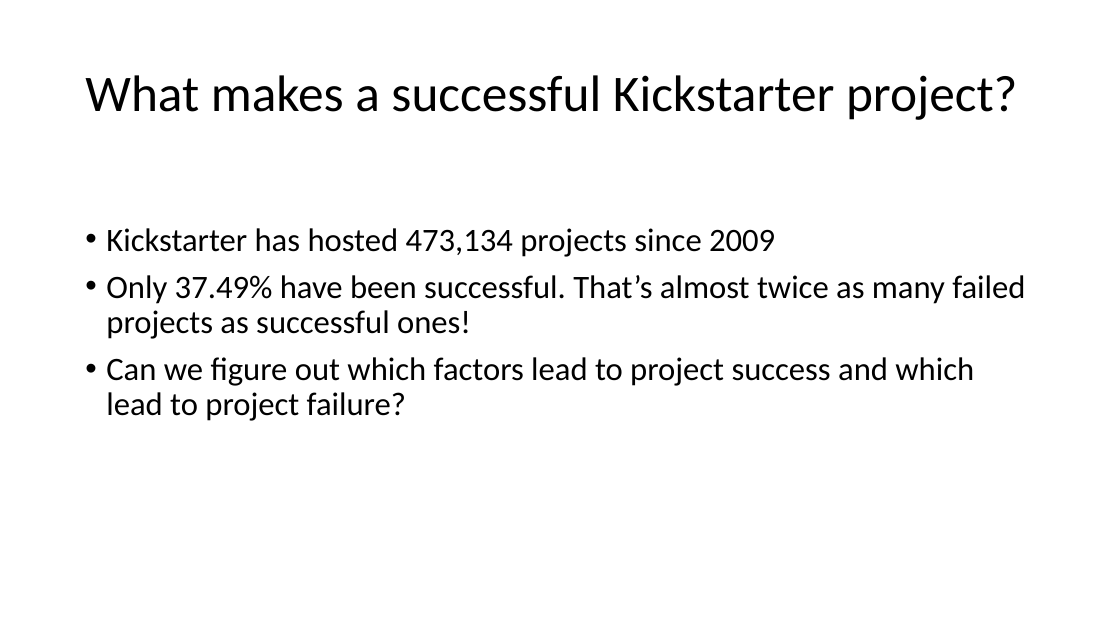
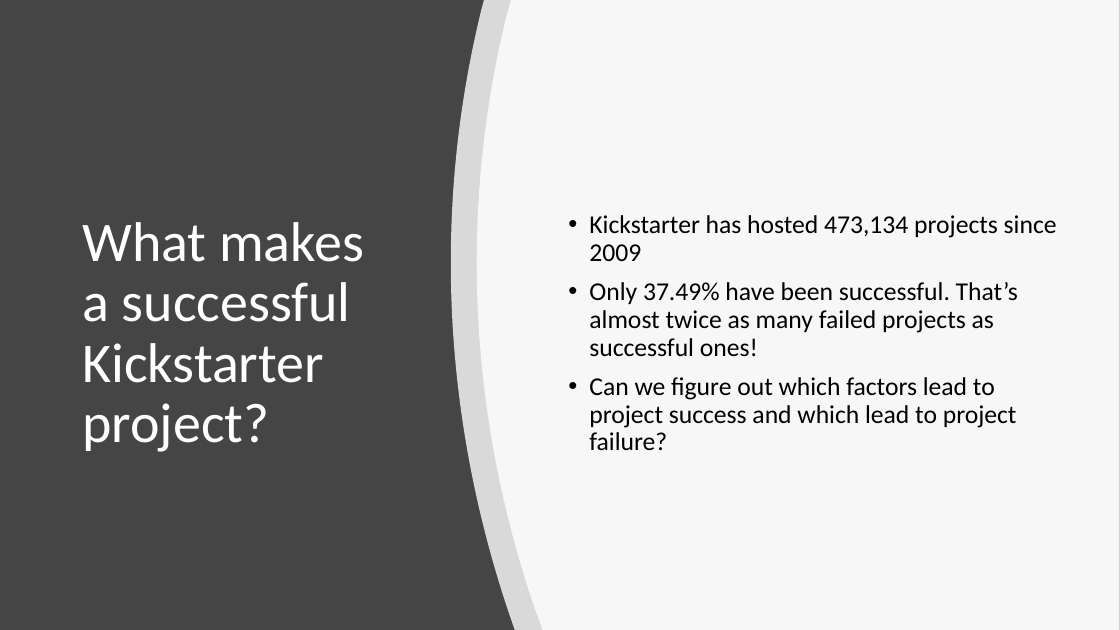
Before and after one commit to catshowjudge/Kickstarter-Project, a slide deck: slide 2 of Kickstarter_Slidedeck.pptx. Drawn at 1120x630 pixels with LibreOffice and Linux fonts; fonts in the diff are those of the drawing. Boxes give left, top, right and bottom in pixels: in the first picture for what was removed or moved away, otherwise in the second. Text is boxed around its words. In the diff, an @@ line names an element or a change of style, - is before the commit and + after.

```diff
--- a/Kickstarter_Slidedeck.pptx
+++ b/Kickstarter_Slidedeck.pptx
@@ background #FFFFFF to #454545 @@
@@ freeform shape added at bbox=[451, 0, 1120, 630], fill #FFFFFF at 80% opacity @@
@@ freeform shape added at bbox=[477, 0, 1120, 630], fill #FFFFFF at 80% opacity @@
@@ title "What makes a successful Kickstarter ...": place and size @@
-title "What makes a successful Kickstarter ..." at bbox=[85, 75, 1017, 120]
+title "What makes a successful Kickstarter ..." at bbox=[82, 222, 364, 452]
@@ title "What makes a successful Kickstarter ..." at bbox=[82, 222, 364, 452]: size 44 to 48 pt, text colour #000000 to #FFFFFF @@
@@ text "Kickstarter has hosted 473,134 projects ...": place and size @@
-text "Kickstarter has hosted 473,134 projects ..." at bbox=[106, 228, 1025, 421]
+text "Kickstarter has hosted 473,134 projects ..." at bbox=[589, 215, 1057, 450]
@@ text "Kickstarter has hosted 473,134 projects ..." at bbox=[589, 215, 1057, 450]: size 28 to 22 pt; vertical alignment top to middle @@
```
Also in this commit, not shown: 6 other slides changed.
